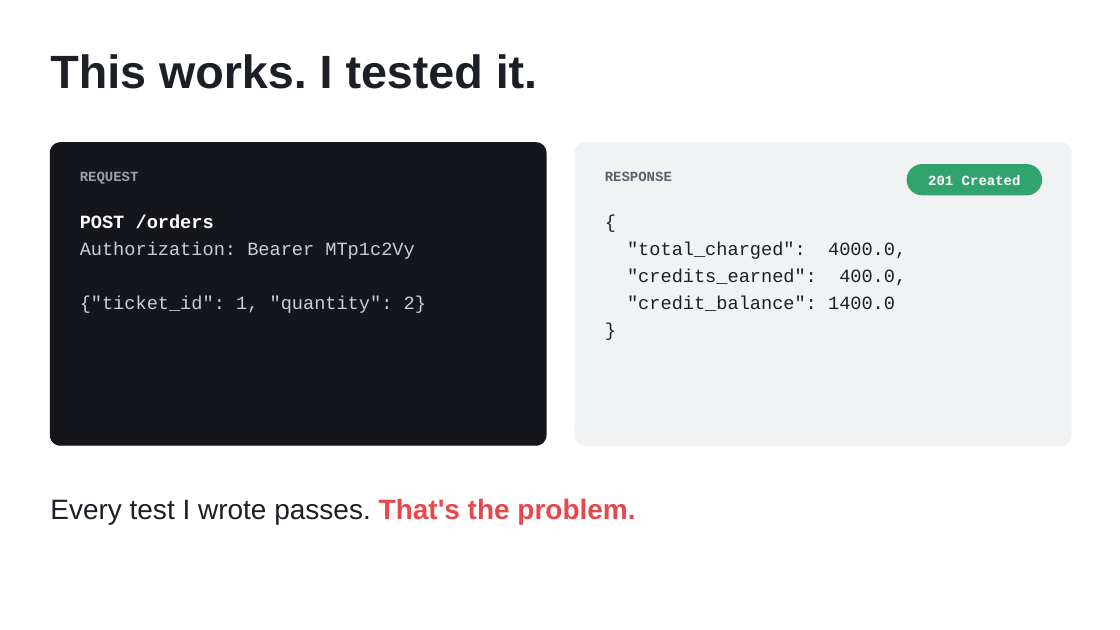
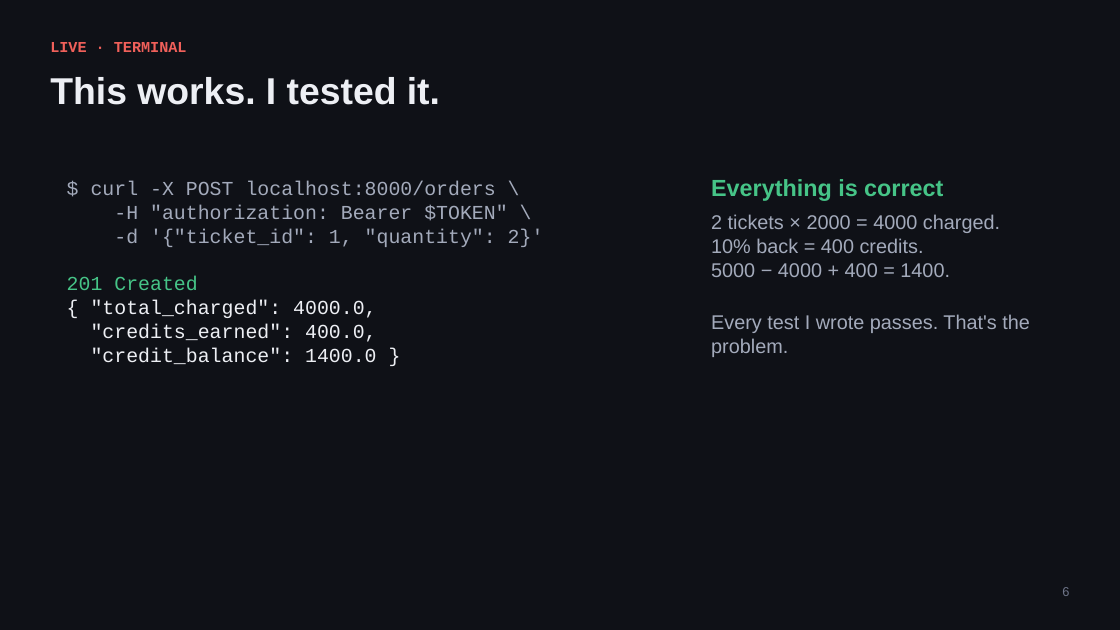
Before and after one commit to vidyarathna/break-my-api, a slide deck: slide 6 of slides/Break-My-API.pptx (slide 2 before the commit). Drawn at 1120x630 pixels with LibreOffice and Linux fonts; fonts in the diff are those of the drawing; background and template pictures are left out. Boxes give left, top, right and bottom in pixels: in the first picture for what was removed or moved away, otherwise in the second. Text is boxed around its words. In the diff, an @@ line names an element or a change of style, - is before the commit and + after.

Commit message:
Reframe deck for event theme; add feedback slide and Prompt 1 run

```diff
--- a/slides/Break-My-API.pptx
+++ b/slides/Break-My-API.pptx
@@ background #FFFFFF to picture (left out) @@
@@ text added at box(50, 42, 187, 52), 13 pt, text #F0605A, bold @@
+LIVE · TERMINAL
@@ text "This works. I tested it.": place and size @@
-text "This works. I tested it." at box(50, 54, 537, 89)
+text "This works. I tested it." at box(50, 77, 440, 105)
@@ text "This works. I tested it." at box(50, 77, 440, 105): size 40 to 32 pt, text colour #1C1F26 to #EDEFF4 @@
@@ rounded rectangle removed at box(50, 143, 546, 445) @@
@@ rounded rectangle removed at box(576, 143, 1071, 445) @@
@@ text removed at box(80, 171, 139, 184) @@
-REQUEST
@@ text removed at box(605, 171, 672, 181) @@
-RESPONSE
@@ text added at box(711, 179, 1030, 357), 17 pt, text #A3AABB @@
+Everything is correct
+2 tickets × 2000 = 4000 charged.
+10% back = 400 credits.
+5000 − 4000 + 400 = 1400.
+Every test I wrote passes. That's the problem.
@@ rounded rectangle removed at box(907, 165, 1042, 195) @@
@@ text removed at box(928, 175, 1021, 185) @@
-201 Created
@@ text at box(67, 181, 544, 364): text changed; size 16 to 17 pt; text colour #C9CED6 to #A3AABB @@
-POST /orders
-Authorization: Bearer MTp1c2Vy
-{"ticket_id": 1, "quantity": 2}
+$ curl -X POST localhost:8000/orders \
+-H "authorization: Bearer $TOKEN" \
+-d '{"ticket_id": 1, "quantity": 2}'
+201 Created
+{ "total_charged": 4000.0,
+"credits_earned": 400.0,
+"credit_balance": 1400.0 }
@@ text removed at box(627, 242, 906, 311) @@
-{
-"total_charged": 4000.0,
-"credits_earned": 400.0,
-"credit_balance": 1400.0
-}
@@ text removed at box(50, 498, 635, 524) @@
-Every test I wrote passes. That's the problem.
@@ text added at box(1062, 587, 1069, 596), 11 pt, text #6E7589 @@
+6
```
Also in this commit, not shown: 4 other slides changed, 21 slides added, 10 slides removed, 2 other files.
